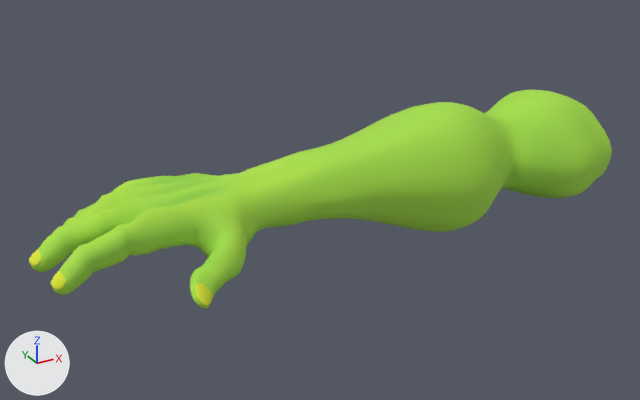
One commit to the FBX model Assets/_Project_Specific_Folder/Art/3D/Models/PlayerHands/player_Hulk.fbx: the scene before it, then after it.
Both versions are drawn from a camera (50 mm lens) standing at (-2.03, -5.55, 2.74) and looking at (1.0, -0.04, -0.01). The axes (+X, +Y, +Z) are drawn at lower left. The lights are the same throughout. Where no turn or scale is listed for an object, it has been applied to the vertices. Vertices at the same position are counted once.

The first picture shows 'player_Hulk002'.
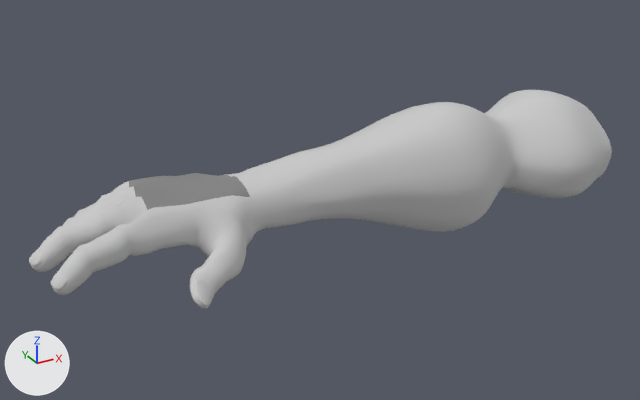
The newer file is also turned or shifted as a whole; pictures and numbers use the older file's frame.

Patch to the scene script:
```diff
--- a/Assets/_Project_Specific_Folder/Art/3D/Models/PlayerHands/player_Hulk.fbx.py
+++ b/Assets/_Project_Specific_Folder/Art/3D/Models/PlayerHands/player_Hulk.fbx.py
@@ mat_hand @@
 mat_hand = principled_material('Hand')
-mat_hand.texture = img_player_hulk_09___default_basecolor_png
+mat_hand.base_color = (0.588, 0.588, 0.588)  # light grey #cacaca
 mat_hand.roughness = 0.859
@@ mat_material__61 @@
+mat_material__61 = principled_material('Material #61')
+mat_material__61.base_color = (0.235, 0.235, 0.235)  # grey #858585
+mat_material__61.roughness = 0.859
@@ me_mesh @@
 me_mesh.from_pydata(...)  # 3582 vertices, 3580 faces; spans x -1.19..3.62, y -0.82..0.57, z -0.49..0.57
 # used by ob_player_hulk002; location = (0.0, 0.0, 0.0)
+# me_mesh part 1: 149 faces spanning x -0.42..0.35, y -0.24..0.37, z 0.03..0.31 switch from mat_hand (picture img_player_hulk_09___default_basecolor_png) to mat_material__61 (grey #858585)
```

Changed parts and their boxes (x1, y1, x2, y2) in the pictures (640 x 400 px):
'player_Hulk002', surface changed (green to grey)
    both: (29, 90, 612, 309)
part 1 of me_mesh, recoloured (green to grey)
    both: (129, 173, 250, 210)
